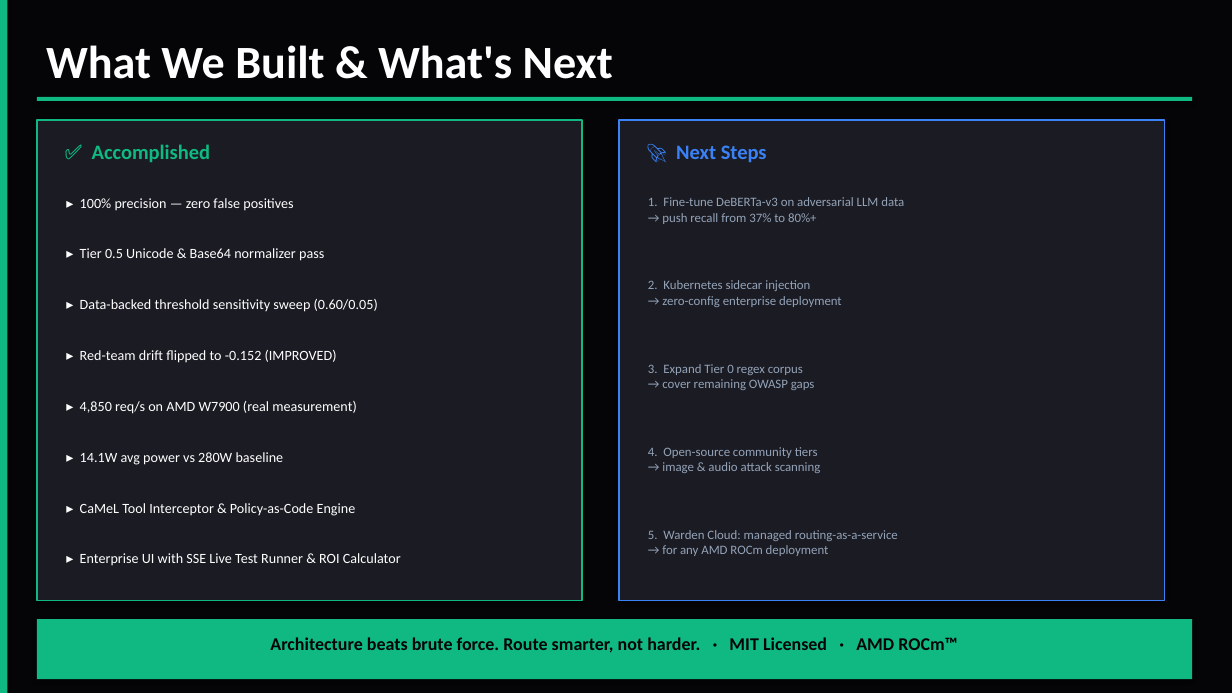
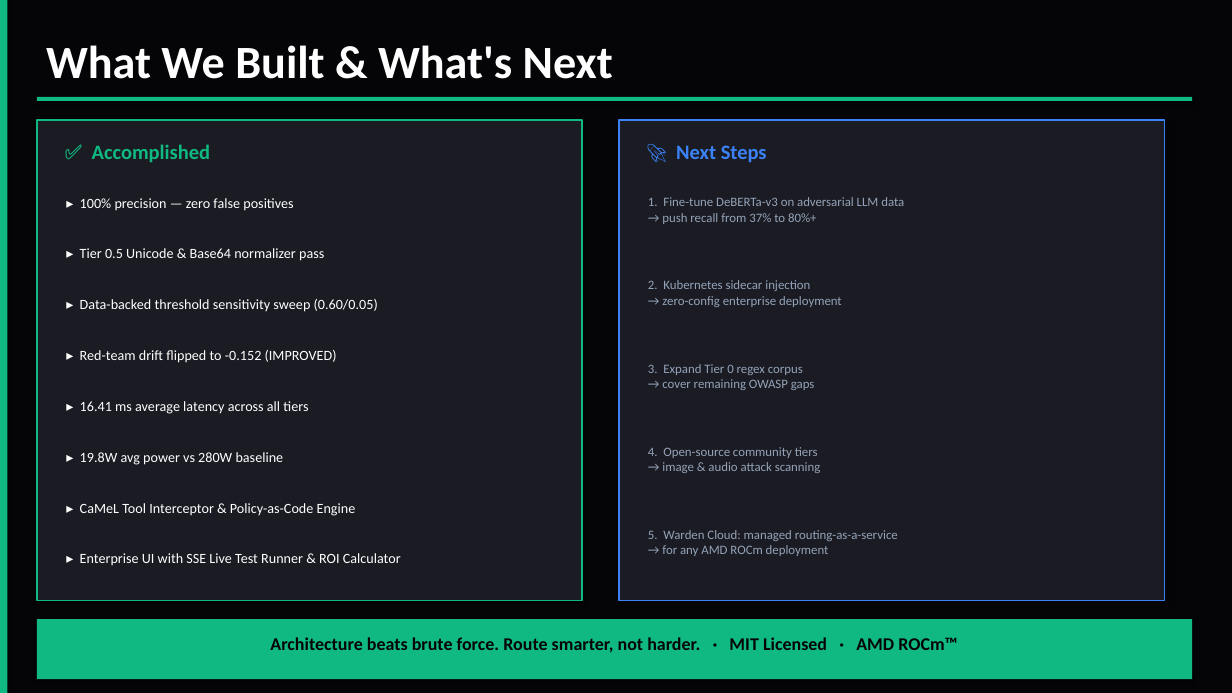
Before and after one commit to AmanTShekar/warden, a slide deck: slide 14 of enterprise_presentation/warden.pptx. Drawn at 1232x693 pixels with LibreOffice and Linux fonts; fonts in the diff are those of the drawing. Boxes give left, top, right and bottom in pixels: in the first picture for what was removed or moved away, otherwise in the second. Text is boxed around its words. In the diff, an @@ line names an element or a change of style, - is before the commit and + after.

Commit message:
docs: finalize pptx generator with actual OWASP JSON data and purged fake baseline throughput

```diff
--- a/enterprise_presentation/warden.pptx
+++ b/enterprise_presentation/warden.pptx
@@ text at bbox=[80, 401, 308, 414]: text changed @@
-▸ 4,850 req/s on AMD W7900 (real measurement)
+▸ 16.41 ms average latency across all tiers
@@ text at bbox=[80, 452, 284, 465]: text changed @@
-▸ 14.1W avg power vs 280W baseline
+▸ 19.8W avg power vs 280W baseline
```
Also in this commit, not shown: 9 other slides changed, 3 other files.
